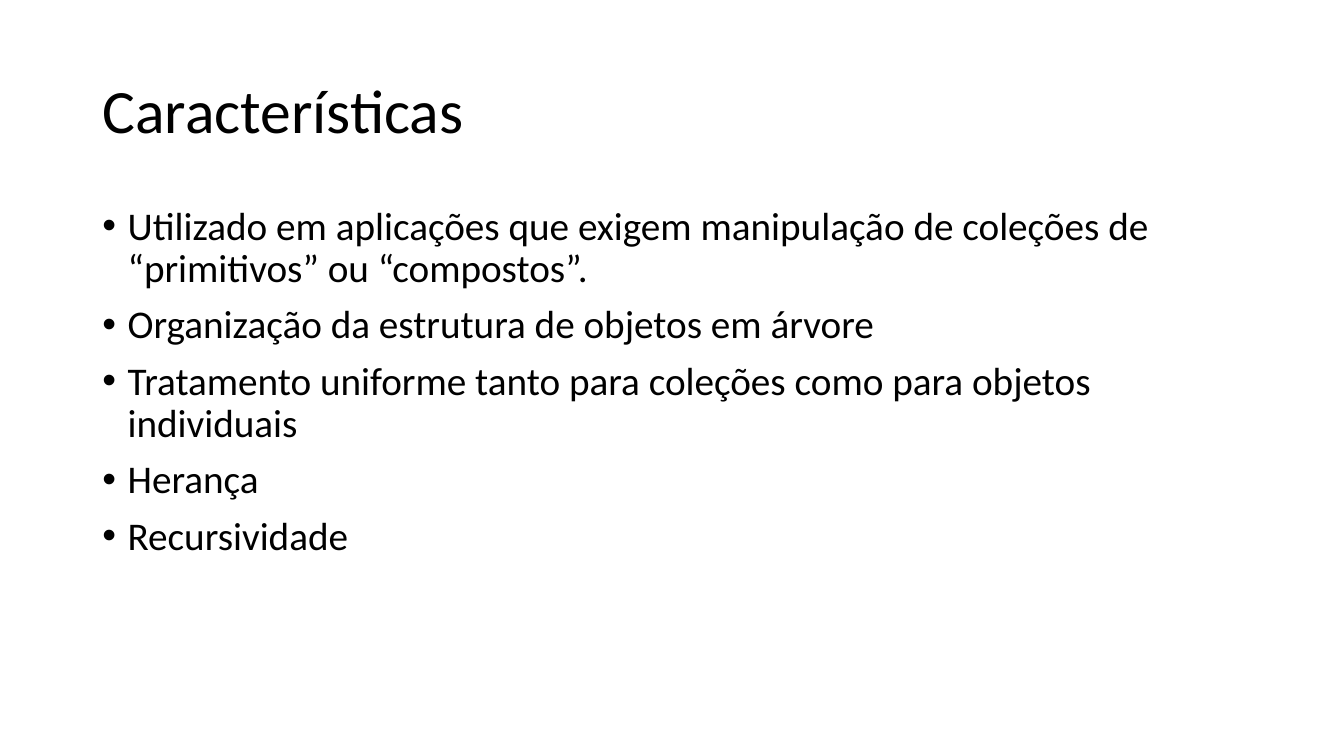
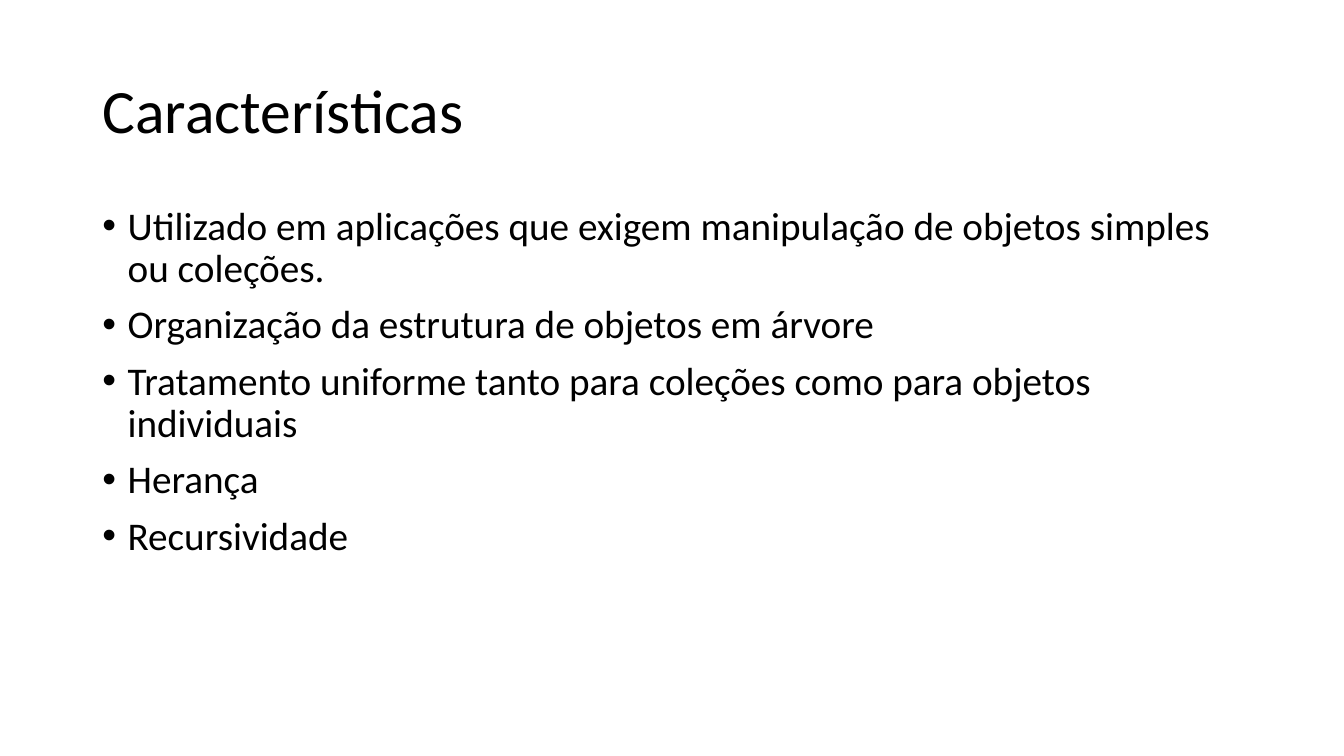
Before and after one commit to SnakeSybill/designPatterns, a slide deck: slide 2 of Composite/resources/DesignPatterns.pptx. Drawn at 1344x756 pixels with LibreOffice and Linux fonts; fonts in the diff are those of the drawing. Boxes give left, top, right and bottom in pixels: in the first picture for what was removed or moved away, otherwise in the second. Text is boxed around its words. In the diff, an @@ line names an element or a change of style, - is before the commit and + after.

Commit message:
Final apresentação

```diff
--- a/Composite/resources/DesignPatterns.pptx
+++ b/Composite/resources/DesignPatterns.pptx
@@ text at box(128, 212, 1210, 289): text changed @@
-• Utilizado em aplicações que exigem manipulação de coleções de “primitivos” ou “compostos”.
+• Utilizado em aplicações que exigem manipulação de objetos simples ou coleções.
```
Also in this commit, not shown: 1 other file.
